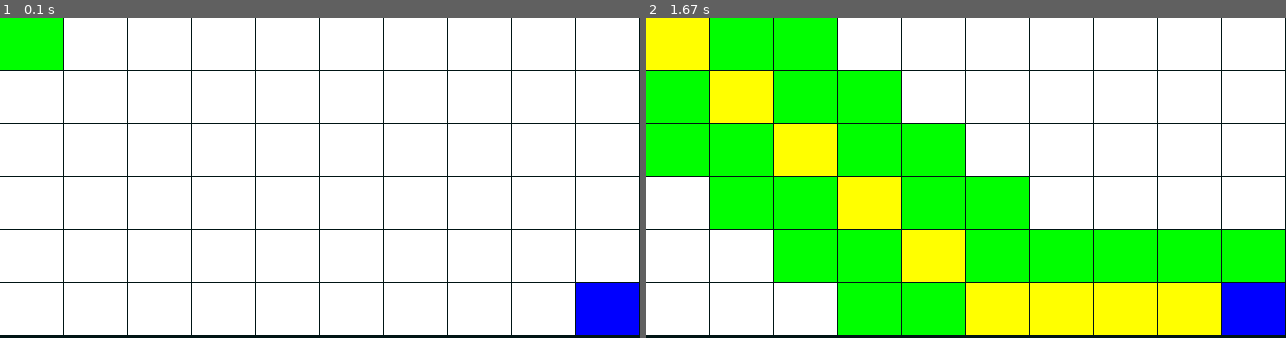
Above: before the commit, frames 1-2 (left to right).
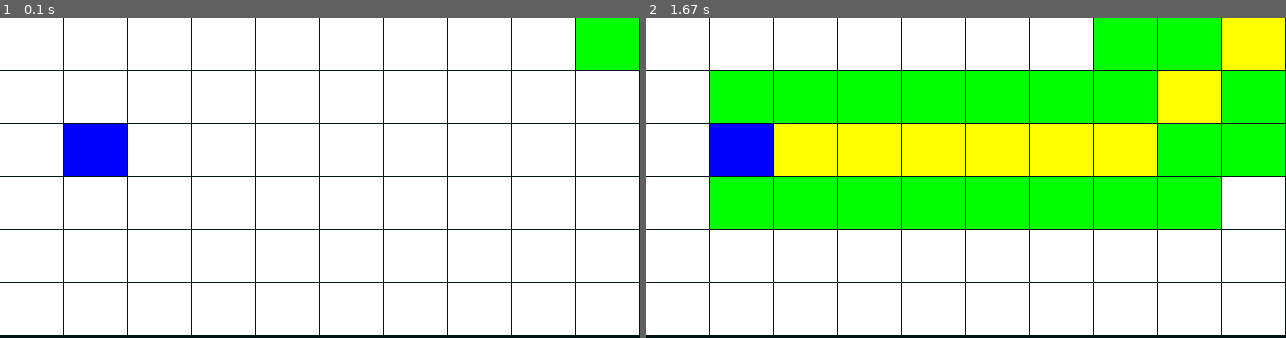
Above: after the commit, the same moments.

Repository: EunicePMV/Arachnophobic
Game: pygame game, started from samples/astar2.py
Same seed, same stepped clock (60 frames per second), same inputs: the game is played once before the commit and once after it.
Inputs (mouse positions are in pixels of both pictures, inside the frame that each line leads up to):
- Up to frame 1 (0.1 s): no input
- Up to frame 2 (1.67 s): tap W at 0.33 s; press the mouse at (1042, 206) at 0.7 s; move the mouse to (921, 133) at 0.8 s; release the mouse at (799, 59) at 0.93 s

The runs differ from the first frame. In frame 1, 6.4% of the frame differs, in the area x 0-100%, y 0-100%; in frame 2, 67%.

Commit message:
updated a* module

Diff:
--- a/samples/astar2.py
+++ b/samples/astar2.py
@@ -80,8 +80,8 @@
     for j in range(rows):
         grid[i][j].add_neighbors(grid)
 
-start = grid[0][0]
-end = grid[9][5]#grid[cols - cols//2][rows - cols//4]
+start = grid[9][0]
+end = grid[1][2]#grid[cols - cols//2][rows - cols//4]
 
 openSet.append(start)
 
--- a/src/arachno/astar.py
+++ b/src/arachno/astar.py
@@ -4,7 +4,7 @@
     optimal path list
 """
 import math
-from typing import List, LiteralString
+from typing import List
 
 class Vec2():
     def __init__(self, x: float|int = None, y: float|int = None):
@@ -34,7 +34,7 @@
         #h(n) is the estimated cost of path
         self.neighbors: List[Cell] = []
         self.wall: bool = False #indicates if cell is walkable or not
-        self.prev: Cell = None        #Is the previously walked cell if is part of optimal path
+        self.prev: Cell = None  #Is the previously walked cell if is part of optimal path
 
     def add_neighbors(self, grid, cols, rows):
         #Add Straight Directions
@@ -74,7 +74,7 @@
         self.end = None         #End cell
         self.map = map          #Map
         self.wall = wall        #List of walls
-        self.limiter = 12000    #Amount of cells to be explored
+        self.limiter = 1000    #Amount of cells to be explored
 
     def generateCells(self):
         #Add cells to grid
@@ -97,7 +97,18 @@
         self.grid = []
         self.generateCells()
 
+    def reset(self):
+        self.paths = []
+        self.closeSet = []
+        self.openSet = []
+        self.start = None
+        self.end = None
+        for x in range(len(self.grid)):
+            for y in range(len(self.grid[x])):
+                self.grid[x][y].g, self.grid[x][y].f, self.grid[x][y].h,self.grid[x][y].prev = 0, 0, 0, None
+
     def searchPath(self, start: Vec2, end : Vec2):
+        self.reset()
         try:
             self.start = start
             self.end = end
@@ -162,8 +173,8 @@
        "acccbaaaaa",
        "cacccaaaaa",
        "bbabbaaaaa",
-       "aaaaaaaaaa",
-       "aaaaaaaaaa"]
+       "aaabbaaaaa",
+       "aaaabaaaaa"]
 
 #Vectors work in ROWS as x and COLS as y
 #basically map[5][9] = Vec2(5, 9)
@@ -171,10 +182,30 @@
 #So if position of tile is x = 10, y = 15
 #Vec2 = (15, 10) : Corresponding to tile[y][x]
 #This is because x is the column, y is the row
+
+#Vec2   = List System
+#paths  = Coordinates System
+
 start = Vec2(0, 0)
 end = Vec2(5, 9)
 wall = "bc"
 
+#Starts the pathfinding instance
 aStar = AStarPathfinding(map, wall)
+#generate the cells
 aStar.generateCells()
+#returns the path in coordinate system
+print(aStar.searchPath(start, Vec2(3, 9)))
+print(aStar.searchPath(Vec2(0, 9), Vec2(2, 1)))
 print(aStar.searchPath(start, end))
+print(aStar.searchPath(start, end)) #Recycling is not allowed
+print(aStar.searchPath(start, end))
+print(aStar.searchPath(start, Vec2(2, 9)))
+print(aStar.searchPath(start, Vec2(3, 9)))
+print(aStar.searchPath(Vec2(1, 9), Vec2(2, 3))) # CANT
+print(aStar.searchPath(Vec2(2, 9), Vec2(2, 1)))
+
+map[2] = "cacacaaaaa" #Change Vec(2, 3) {also know as map[2][3] in coordinates it is x=3, y=2}
+
+aStar.updateMap(map, wall)
+print(aStar.searchPath(Vec2(1, 9), Vec2(2, 3))) # CAN
